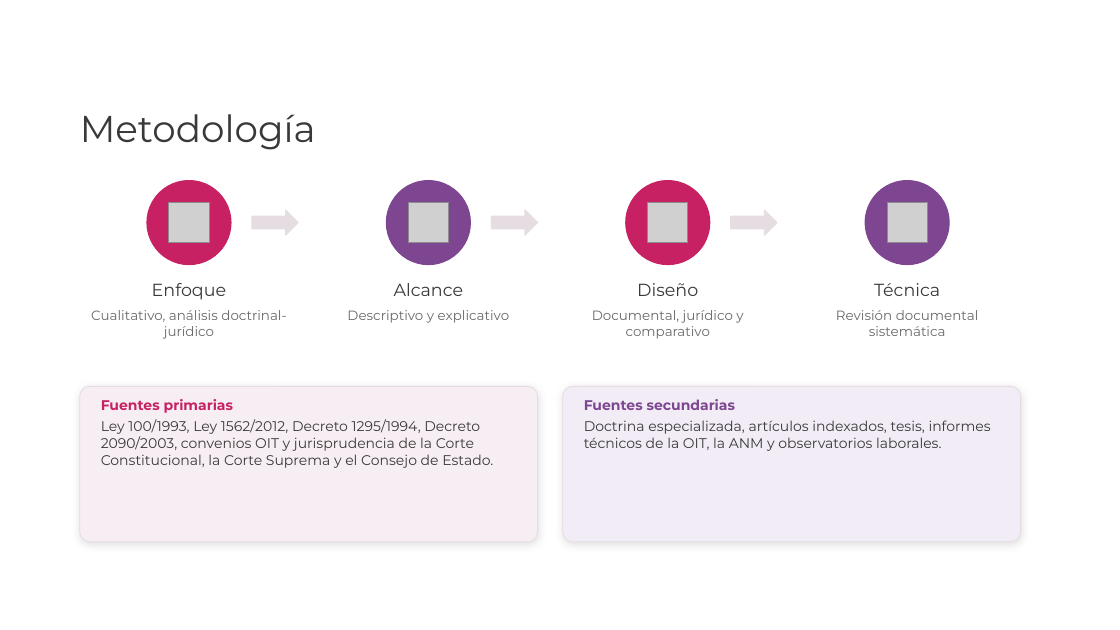
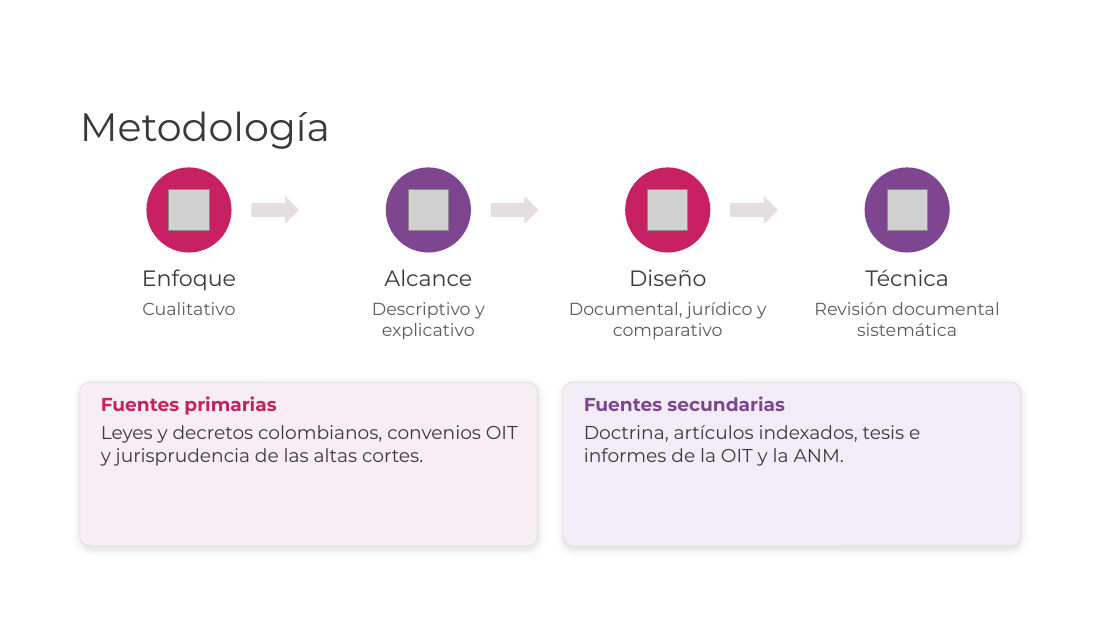
Before and after one commit to davidpinto01222003-jpg/EXTRAPROCESAL, a slide deck: slide 8 of sustentacion/Sustentacion_Pensiones_Riesgos_Laborales_Mineria_UPB.pptx. Drawn at 1120x630 pixels with LibreOffice and Linux fonts; fonts in the diff are those of the drawing; grey boxes stand for pictures; background and template pictures are left out. Boxes give left, top, right and bottom in pixels: in the first picture for what was removed or moved away, otherwise in the second. Text is boxed around its words. In the diff, an @@ line names an element or a change of style, - is before the commit and + after.

```diff
--- a/sustentacion/Sustentacion_Pensiones_Riesgos_Laborales_Mineria_UPB.pptx
+++ b/sustentacion/Sustentacion_Pensiones_Riesgos_Laborales_Mineria_UPB.pptx
@@ text "Metodología" at (80, 111, 330, 149): size 32 to 34 pt @@
@@ 4 ellipses, 3 right arrows: place and size @@
-4 ellipses, 3 right arrows at (147, 181, 949, 265)
+4 ellipses, 3 right arrows at (147, 168, 949, 252)
@@ 4 pictures: place and size @@
-4 pictures at (169, 202, 928, 243)
+4 pictures at (169, 190, 928, 230)
@@ text "Enfoque": place and size @@
-text "Enfoque" at (152, 283, 226, 300)
+text "Enfoque" at (142, 269, 236, 291)
@@ text "Alcance": place and size @@
-text "Alcance" at (394, 283, 463, 296)
+text "Alcance" at (384, 269, 472, 286)
@@ text "Diseño": place and size @@
-text "Diseño" at (637, 283, 698, 296)
+text "Diseño" at (629, 269, 706, 286)
@@ size 15 to 19 pt in 4 elements at (142, 269, 236, 291), (384, 269, 472, 286), (629, 269, 706, 286), (865, 269, 949, 286) @@
@@ text "Técnica": place and size @@
-text "Técnica" at (874, 283, 940, 296)
+text "Técnica" at (865, 269, 949, 286)
@@ text "Descriptivo y explicativo": place and size @@
-text "Descriptivo y explicativo" at (347, 310, 509, 323)
+text "Descriptivo y explicativo" at (372, 302, 484, 340)
@@ text "Documental, jurídico y comparativo": place and size @@
-text "Documental, jurídico y comparativo" at (592, 310, 743, 339)
+text "Documental, jurídico y comparativo" at (569, 302, 766, 340)
@@ size 11.5 to 15 pt, text colour #6B6868 to #5E5B5B in 3 elements at (372, 302, 484, 340), (569, 302, 766, 340), (814, 302, 1000, 336) @@
@@ text "Revisión documental sistemática": place and size @@
-text "Revisión documental sistemática" at (836, 310, 979, 336)
+text "Revisión documental sistemática" at (814, 302, 1000, 336)
@@ text at (142, 302, 235, 315): text changed; size 11.5 to 15 pt; text colour #6B6868 to #5E5B5B @@
-Cualitativo, análisis doctrinal-jurídico
+Cualitativo
@@ rounded rectangle: place and size @@
-rounded rectangle at (80, 386, 538, 542)
+rounded rectangle at (80, 382, 538, 546)
@@ rounded rectangle at (80, 382, 538, 546): proportions changed @@
@@ rounded rectangle at (563, 382, 1021, 546): proportions changed @@
@@ rounded rectangle: place and size @@
-rounded rectangle at (563, 386, 1021, 542)
+rounded rectangle at (563, 382, 1021, 546)
@@ text at (101, 396, 276, 415): size 12 to 16 pt in "Fuentes primarias"; more space between paragraphs @@
@@ text at (584, 396, 785, 411): size 12 to 16 pt in "Fuentes secundarias"; more space between paragraphs @@
@@ text at (101, 425, 518, 466): text changed; size 12 to 16 pt @@
-Ley 100/1993, Ley 1562/2012, Decreto 1295/1994, Decreto 2090/2003, convenios OIT y jurisprudencia de la Corte Constitucional, la Corte Suprema y el Consejo de Estado.
+Leyes y decretos colombianos, convenios OIT y jurisprudencia de las altas cortes.
@@ text at (584, 425, 920, 466): text changed; size 12 to 16 pt @@
-Doctrina especializada, artículos indexados, tesis, informes técnicos de la OIT, la ANM y observatorios laborales.
+Doctrina, artículos indexados, tesis e informes de la OIT y la ANM.
```
Also in this commit, not shown: 23 other slides changed, 1 slide added, 1 other file.
